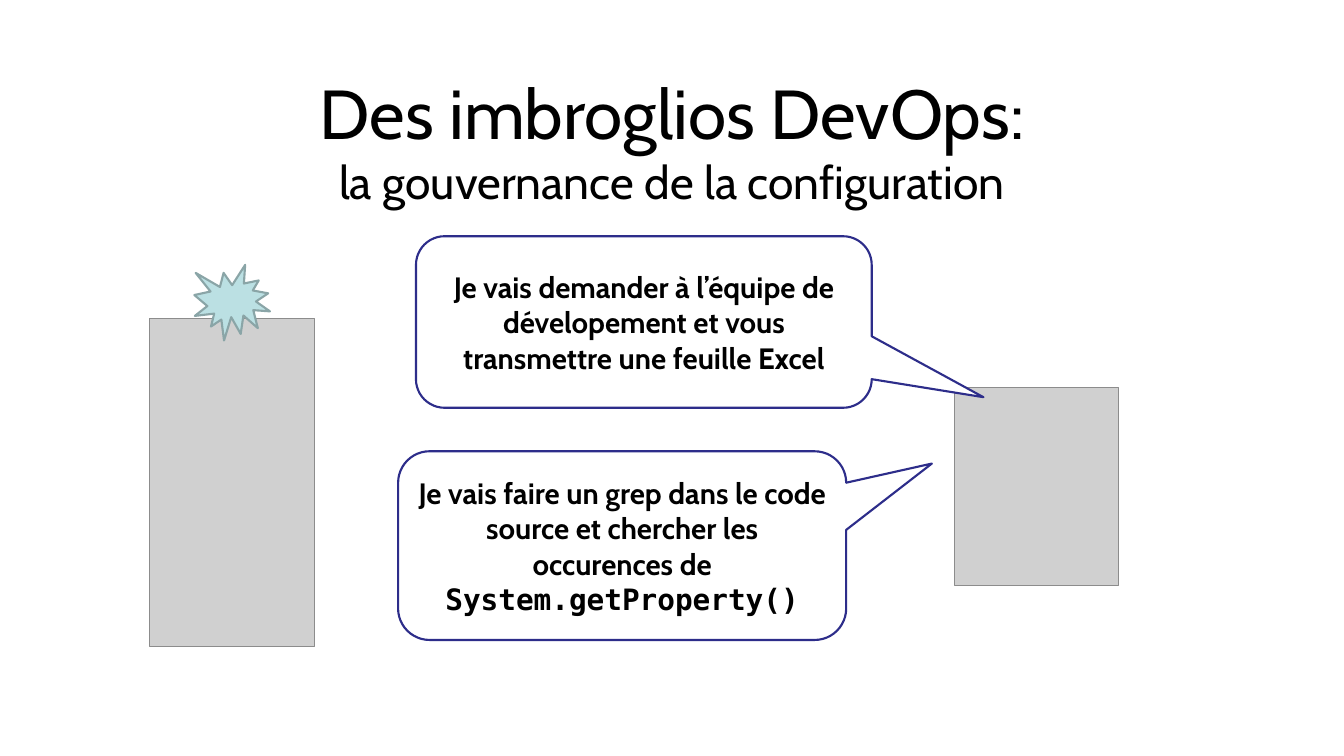
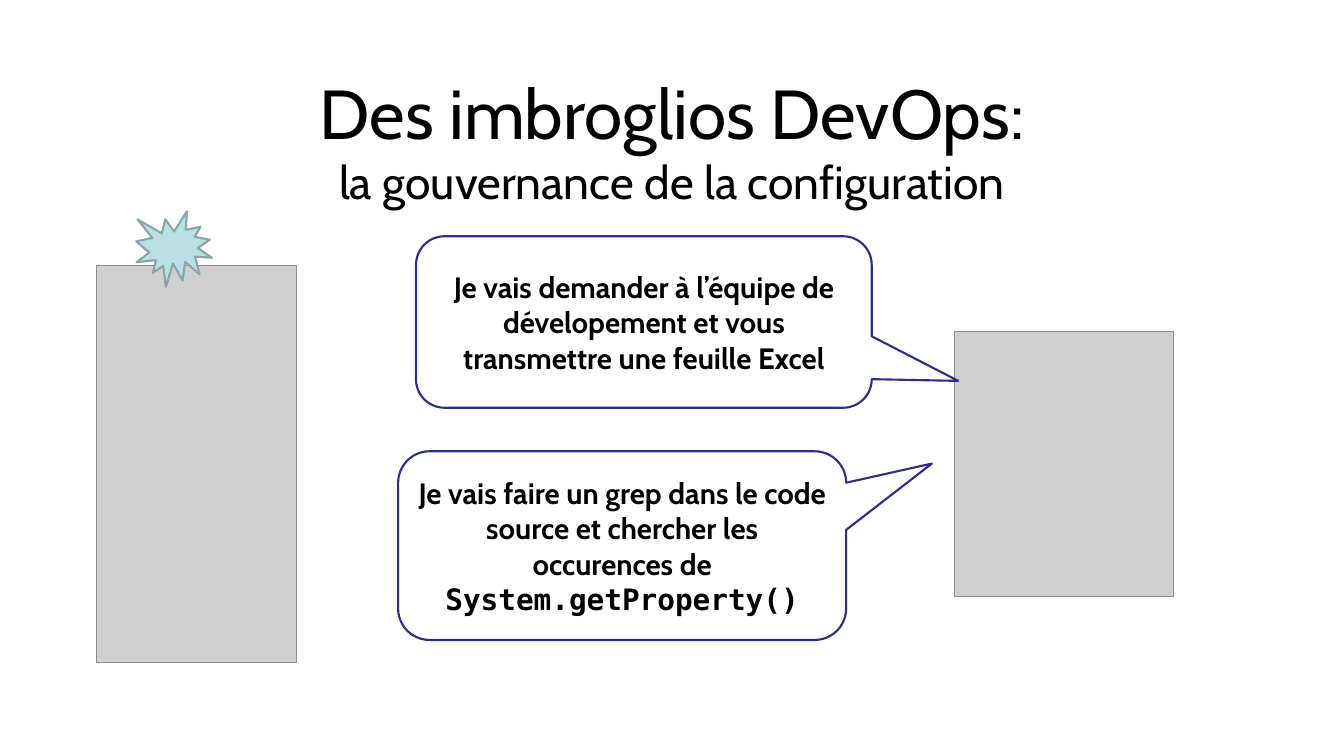
Before and after one commit to dbaeli/conf4j, a slide deck: slide 8 of conf4j-slides/Devops_Configuration_Jungle_Devoxx_FR_2012.pptx. Drawn at 1344x756 pixels with LibreOffice and Linux fonts; fonts in the diff are those of the drawing; grey boxes stand for pictures; background and template pictures are left out. Boxes give left, top, right and bottom in pixels: in the first picture for what was removed or moved away, otherwise in the second. Text is boxed around its words. In the diff, an @@ line names an element or a change of style, - is before the commit and + after.

```diff
--- a/conf4j-slides/Devops_Configuration_Jungle_Devoxx_FR_2012.pptx
+++ b/conf4j-slides/Devops_Configuration_Jungle_Devoxx_FR_2012.pptx
@@ irregular seal: place and size @@
-irregular seal at [194, 265, 270, 340]
+irregular seal at [136, 212, 212, 287]
@@ picture: place and size @@
-picture at [150, 318, 315, 646]
+picture at [97, 265, 297, 662]
@@ picture: place and size @@
-picture at [955, 387, 1119, 585]
+picture at [955, 331, 1173, 596]
```
Also in this commit, not shown: 8 other slides changed, 1 other file.
